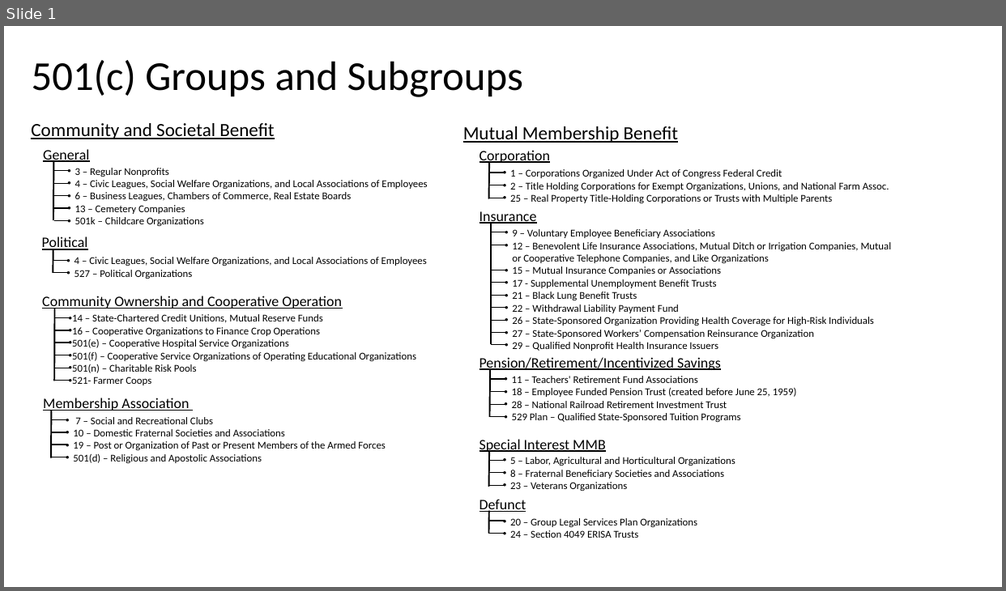
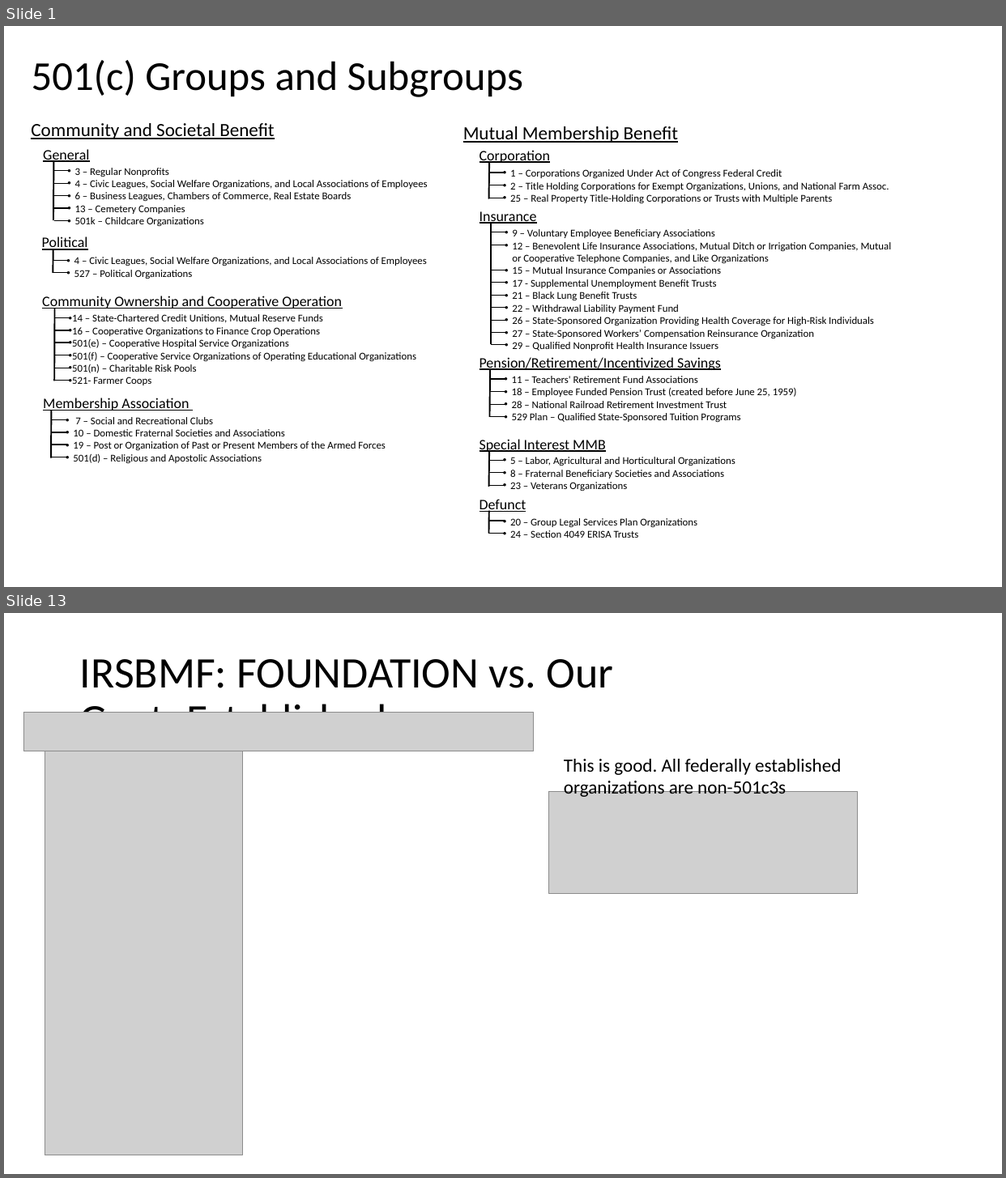
Before and after one commit to Nonprofit-Open-Data-Collective/metadata-standards, a slide deck: tax-exempt-status/501ctype-groups.pptx. Shown one above the other, each under a label of ours: slide 1 before the commit, slides 1 and 13 after it; the slides between them are not shown. The pictures are 1006x591 and 1006x1178 pixels, drawn with LibreOffice and Linux fonts; fonts in the diff are those of the drawing; grey boxes stand for pictures. Boxes give left, top, right and bottom in pixels: in the first picture for what was removed or moved away, otherwise in the second. Text is boxed around its words. In the diff, an @@ line names an element or a change of style, - is before the commit and + after.

```diff
--- a/tax-exempt-status/501ctype-groups.pptx
+++ b/tax-exempt-status/501ctype-groups.pptx
@@ slide 13 added at bbox=[4, 613, 1002, 1174], background #FFFFFF @@
@@ title added at bbox=[80, 659, 613, 713], 42 pt, text #000000 @@
+IRSBMF: FOUNDATION vs. Our Govt_Established
@@ picture added at bbox=[23, 712, 533, 752] @@
@@ picture added at bbox=[44, 742, 242, 1156] @@
@@ text added at bbox=[564, 759, 841, 797], 18 pt, text #000000 @@
+This is good. All federally established organizations are non-501c3s
@@ picture added at bbox=[549, 792, 858, 894] @@
```
Also in this commit, not shown: 11 other slides added.
